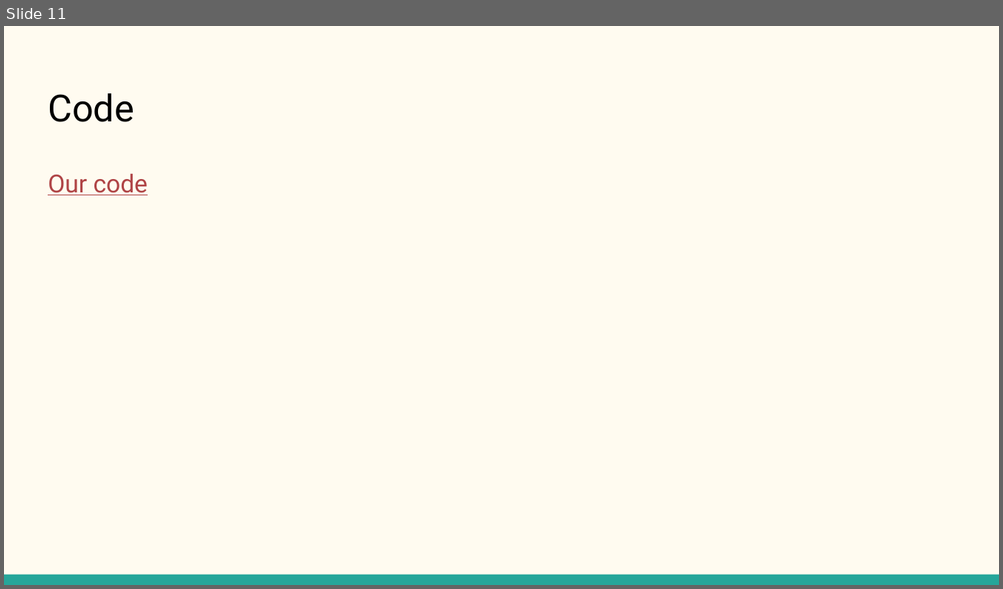
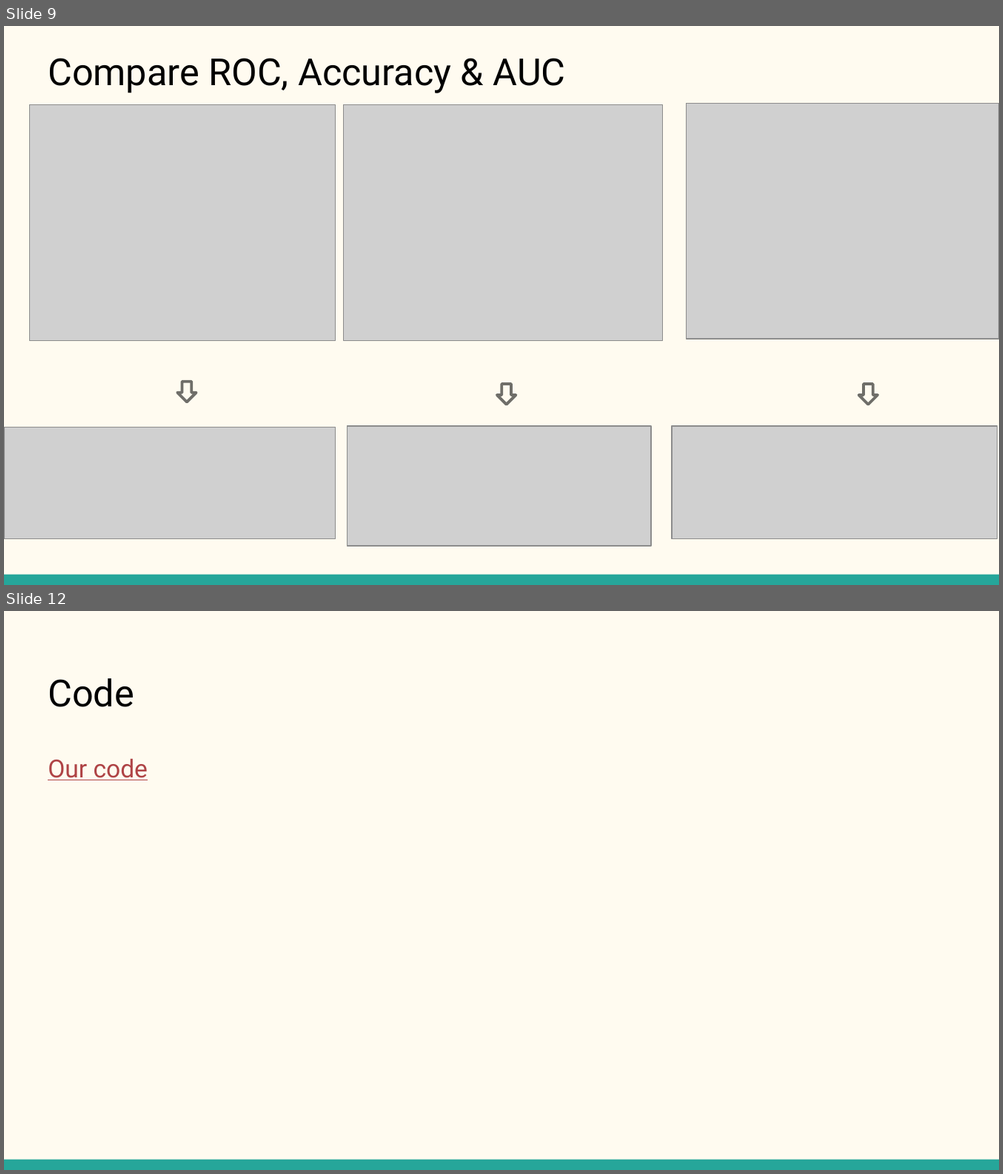
Before and after one commit to steventhestudent/CS4662_Project, a slide deck: Reports/CS 4662 Heart Failure Presentation.pptx. Shown one above the other, each under a label of ours: slide 11 before the commit, slides 9 and 12 after it; the slides between them are not shown. The pictures are 1003x589 and 1003x1174 pixels, drawn with LibreOffice and Linux fonts; fonts in the diff are those of the drawing; grey boxes stand for pictures. Boxes give left, top, right and bottom in pixels: in the first picture for what was removed or moved away, otherwise in the second. Text is boxed around its words. In the diff, an @@ line names an element or a change of style, - is before the commit and + after.

```diff
--- a/Reports/CS 4662 Heart Failure Presentation.pptx
+++ b/Reports/CS 4662 Heart Failure Presentation.pptx
@@ slide 9 added at (4, 26, 999, 585), background #FFFBF0; not listed: 1 template element that a slide beside it also shows @@
@@ title added at (48, 58, 566, 93), 27 pt, text #000000 @@
+Compare ROC, Accuracy & AUC
@@ picture added at (30, 104, 336, 340) @@
@@ picture added at (343, 104, 663, 340) @@
@@ picture added at (686, 104, 999, 339) @@
@@ down arrow added at (177, 382, 196, 403), fill #FFFBF0, outline #706E69 2 pt @@
@@ down arrow added at (496, 384, 515, 405), fill #FFFBF0, outline #706E69 2 pt @@
@@ down arrow added at (858, 384, 877, 405), fill #FFFBF0, outline #706E69 2 pt @@
@@ picture added at (4, 428, 336, 540) @@
@@ picture added at (347, 427, 652, 547) @@
@@ picture added at (671, 427, 996, 540) @@
@@ what was slide 11 is now slide 12 @@
```
Also in this commit, not shown: 2 slides changed, 4 other slides added, 4 slides removed, 4 other files.
